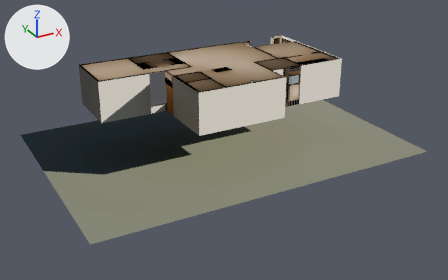
Before and after pictures for a commit that changed the glTF model models/d8.glb.
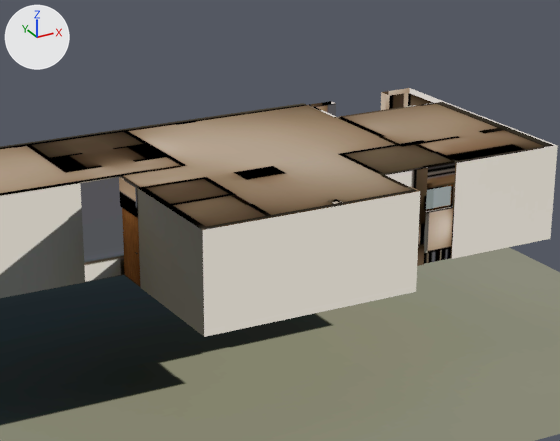
Old and new are each drawn whole from a 50 mm camera at (-11.6, -42.9, 19.1) aimed at (8.7, -6.0, 0.7) and again close up on the part from 26% to 77% of the width and 0% to 64% of the height. Every picture has the same lights, and +X, +Y and +Z are marked at upper left. The first two pictures are the older version. Where no turn or scale is listed for an object, it has been applied to the vertices. Vertices at exactly the same position are counted once.

Names of what the first close-up shows: 'D8_carp', 'D8_muros', 'D8_piso' and 1 more.
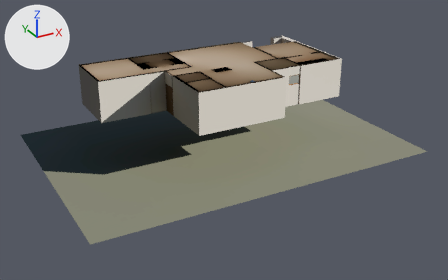
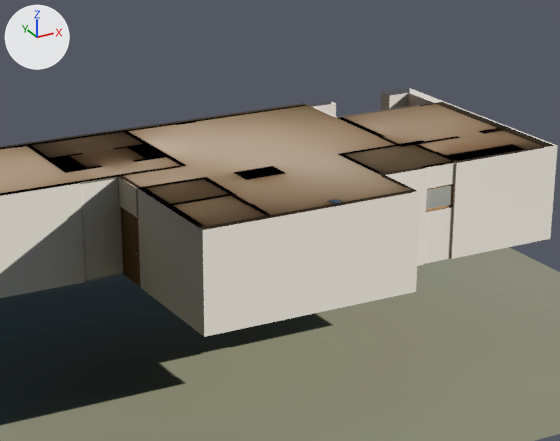
Where the newer file only moved an object's origin or applied its transform, the numbers keep the older frame.

Diff of the bpy script that builds the scene:
```diff
--- a/models/d8.glb.py
+++ b/models/d8.glb.py
@@ me_d8_carp @@
 # used by ob_d8_carp; location = (8.62, -4.81, 4.66)
-me_d8_carp.from_pydata(...)  # 8112 vertices, 15828 faces; spans x -8.5..8.5, y -4.6..4.6, z -1.5..1.5
+me_d8_carp.from_pydata(...)  # 8120 vertices, 15840 faces; spans x -8.5..8.5, y -4.6..4.6, z -1.5..1.5
+# me_d8_carp part 1: 45 vertices moved from x -3.8..-3.7, y 0.3, z -1.5..0.6 to x -3.8..-3.7, y 0.4, z -1.5..0.6; 3 vertices removed from x -3.7, y 0.3, z -1.5..0.6; 3 vertices added at x -3.7, y 0.4, z -1.5..0.6
+# me_d8_carp part 2: 14366 kept faces spanning x -8.5..8.5, y -4.6..4.6, z -1.5..1.5 get new texture (UV) coordinates
+# other edits to the shape of me_d8_carp do not show in these pictures
 me_d8_carp.materials.append(mat_d8_carp)
@@ me_d8_muros @@
 me_d8_muros.from_pydata(...)  # 386 vertices, 384 faces; spans x -8.8..8.8, y -4.8..4.8, z -1.5..1.5
 # used by ob_d8_muros; location = (8.79, -4.82, 4.68)
+# me_d8_muros part 3: texture (UV) coordinates of 338 of 384 faces, centred in x -8.5..8.4, y -4.7..4.8, z -1.2..1.4, changed; they spanned u 0.0..1.0, v 0.0..0.99 and now span u 0.0..1.0, v 0.0..0.99
 me_d8_muros.materials.append(mat_d8_muros)
```

Changed parts and their boxes [x1, y1, x2, y2] in the close-ups (560 x 441 px; the box of a moved part takes in the faces that stretch with it):
part 1 of me_d8_carp, moved or reshaped: before [122, 208, 140, 286]; after [121, 207, 140, 286]
part 2 of me_d8_carp, surface changed: [122, 184, 454, 286] in both
part 3 of me_d8_muros, surface changed: [80, 88, 458, 282] in both
